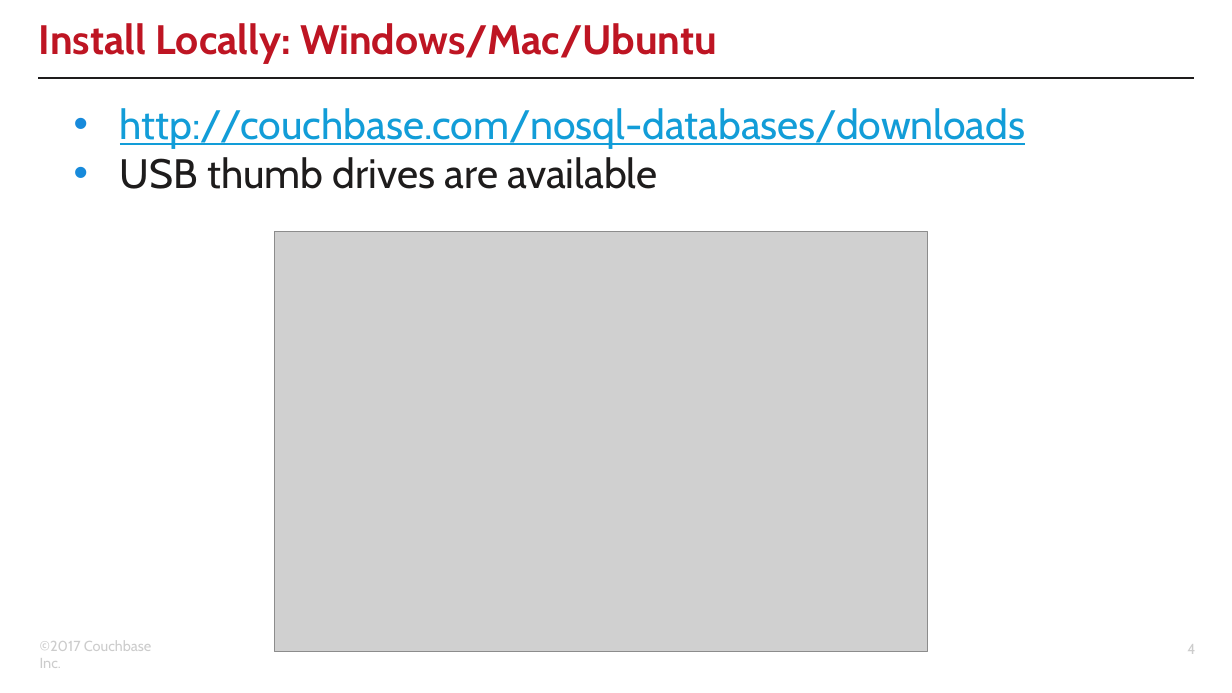
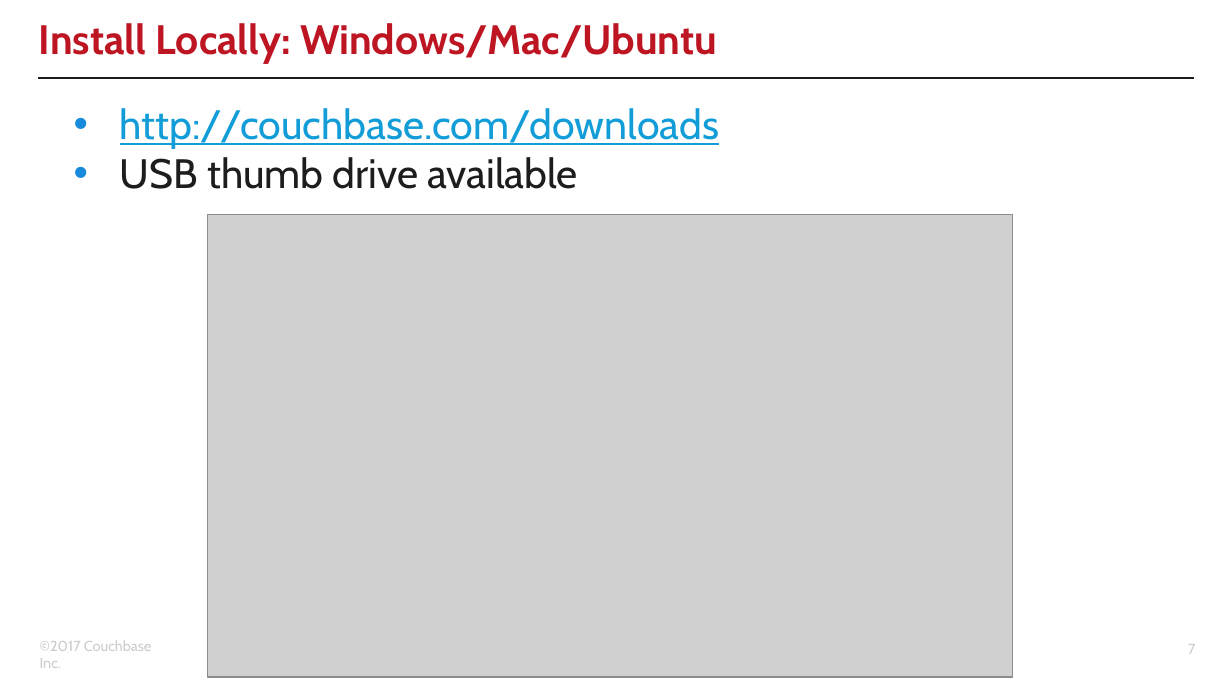
Before and after one commit to couchbaselabs/aspnet-nosql-workshop, a slide deck: slide 7 of 01/01.pptx (slide 4 before the commit). Drawn at 1232x693 pixels with LibreOffice and Linux fonts; fonts in the diff are those of the drawing; grey boxes stand for pictures; background and template pictures are left out. Boxes give left, top, right and bottom in pixels: in the first picture for what was removed or moved away, otherwise in the second. Text is boxed around its words. In the diff, an @@ line names an element or a change of style, - is before the commit and + after.

Commit message:
tweaks for workshops part 1 and 2 - removed _workshop folders (confusing) - updated Couchbase SDK and added auth for Couchbase Server 5 - updated slide decks, with corresponding PDFs

```diff
--- a/01/01.pptx
+++ b/01/01.pptx
@@ text at <box>120,108,719,189</box>: text changed @@
-• http://couchbase.com/nosql-databases/downloads
-• USB thumb drives are available
+• http://couchbase.com/downloads
+• USB thumb drive available
@@ picture: place and size @@
-picture at <box>275,232,928,652</box>
+picture at <box>207,214,1011,676</box>
@@ page number at <box>1188,644,1195,654</box>: text changed @@
-4
+7
```
Also in this commit, not shown: 9 other slides changed, 4 slides added, 5 slides removed, 18 other files.
